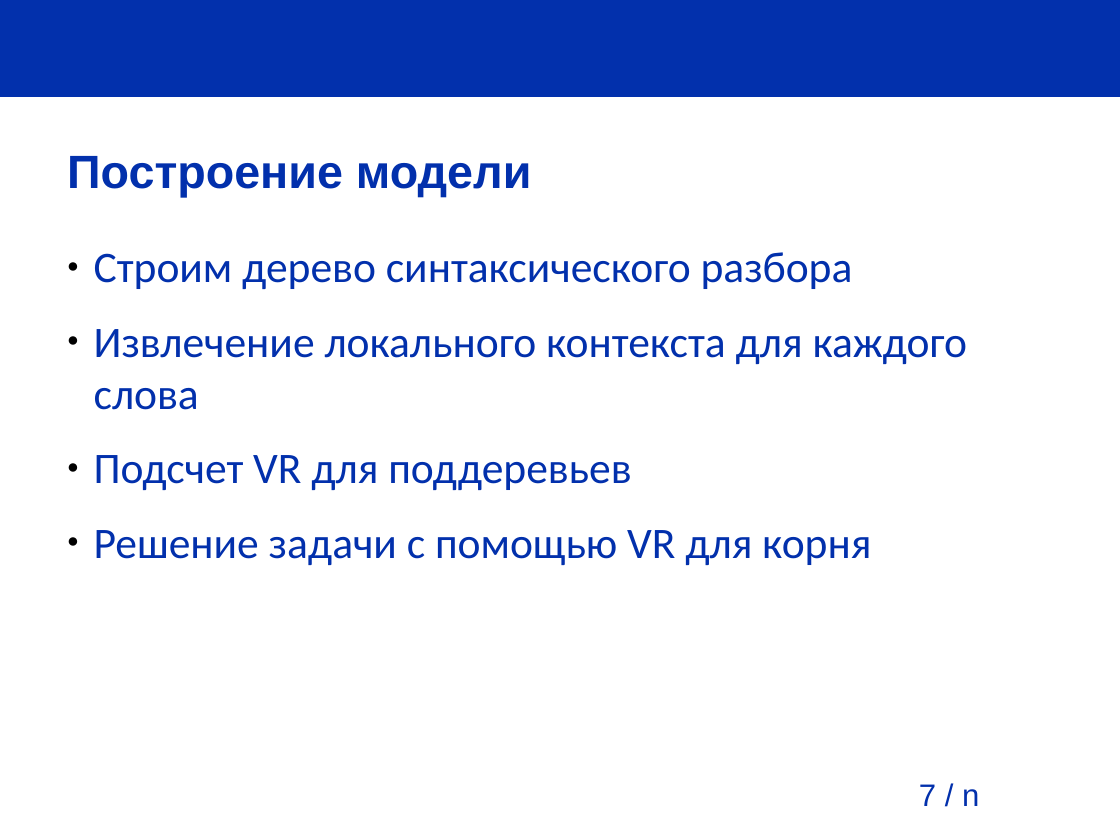
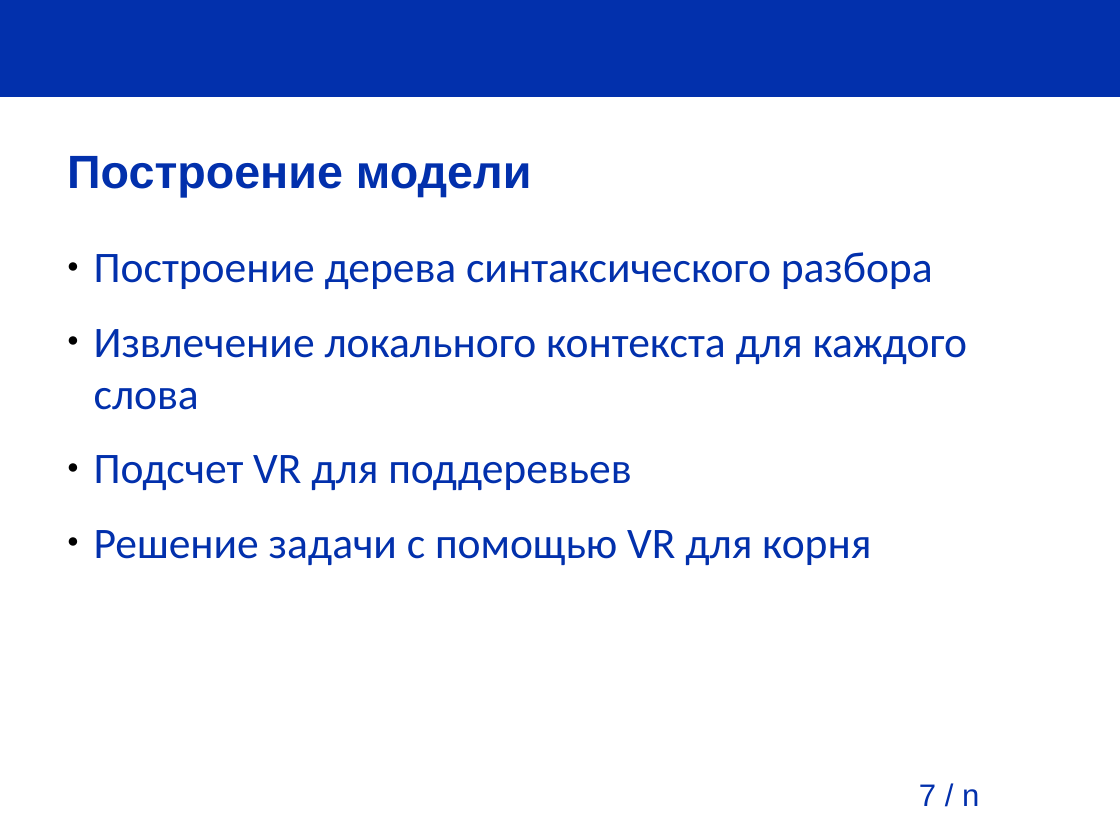
Before and after one commit to pva701/bachelor-thesis, a slide deck: slide 7 of presentation/presentation.odp. Drawn at 1120x840 pixels with LibreOffice and Linux fonts; fonts in the diff are those of the drawing; background and template pictures are left out. Boxes give left, top, right and bottom in pixels: in the first picture for what was removed or moved away, otherwise in the second. Text is boxed around its words. In the diff, an @@ line names an element or a change of style, - is before the commit and + after.

```diff
--- a/presentation/presentation.odp
+++ b/presentation/presentation.odp
@@ text at [94, 252, 933, 289]: text changed @@
-● Строим дерево синтаксического разбора
+● Построение дерева синтаксического разбора
```
Also in this commit, not shown: 3 other slides changed, 3 slides added, 12 other files.
